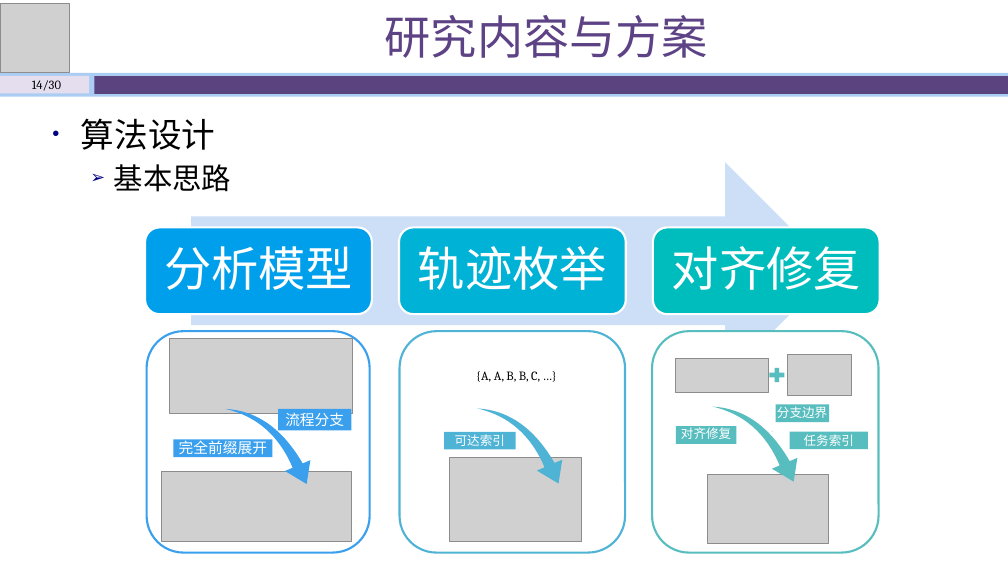
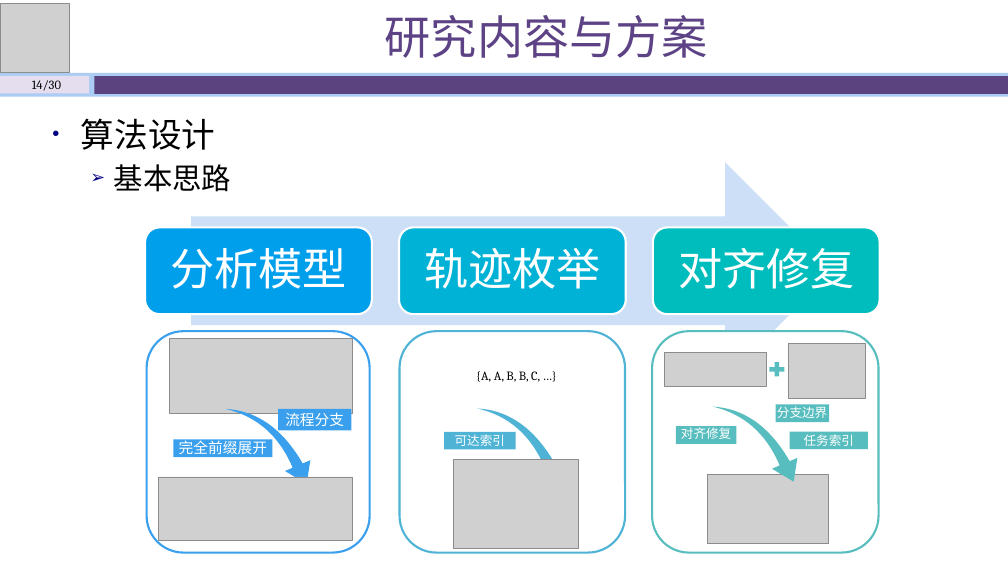
Before and after one commit to shawn47/0930, a slide deck: slide 14 of 开题答辩930.pptx. Drawn at 1008x567 pixels with LibreOffice and Linux fonts; fonts in the diff are those of the drawing; grey boxes stand for pictures. Boxes give left, top, right and bottom in pixels: in the first picture for what was removed or moved away, otherwise in the second. Text is boxed around its words. In the diff, an @@ line names an element or a change of style, - is before the commit and + after.

```diff
--- a/开题答辩930.pptx
+++ b/开题答辩930.pptx
@@ size 45 to 42 pt; less space between paragraphs in 3 elements at (170,248,346,289), (424,248,600,289), (678,248,854,289) @@
@@ picture: place and size @@
-picture at (676,358,768,392)
+picture at (665,352,767,386)
@@ picture: place and size @@
-picture at (788,355,851,395)
+picture at (789,343,866,398)
@@ plus sign: place and size @@
-plus sign at (767,365,787,385)
+plus sign at (767,360,787,380)
@@ picture: place and size @@
-picture at (162,472,352,542)
+picture at (159,477,352,541)
@@ picture: place and size @@
-picture at (450,458,582,542)
+picture at (454,459,578,548)
```
Also in this commit, not shown: 12 other slides changed, 2 other files.
